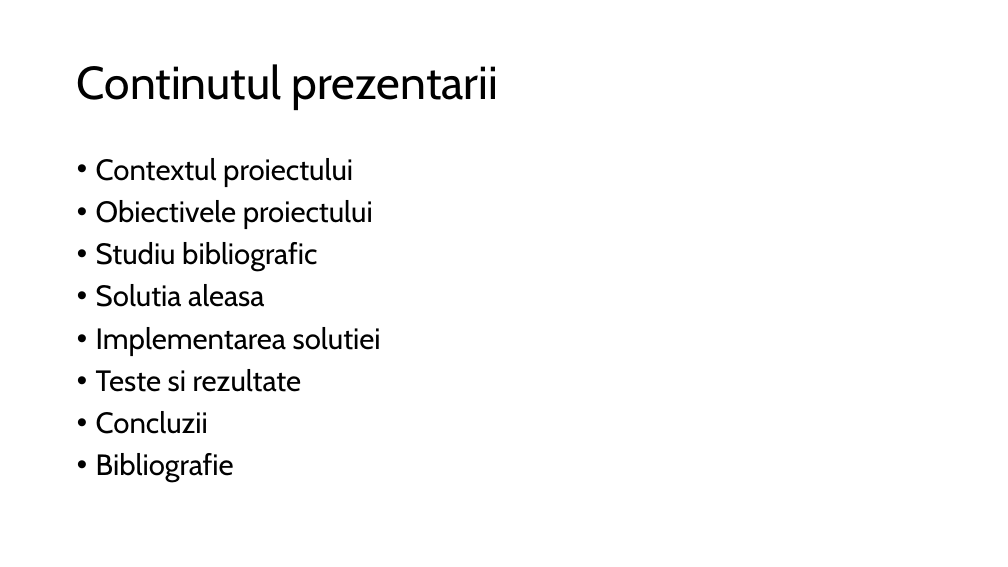
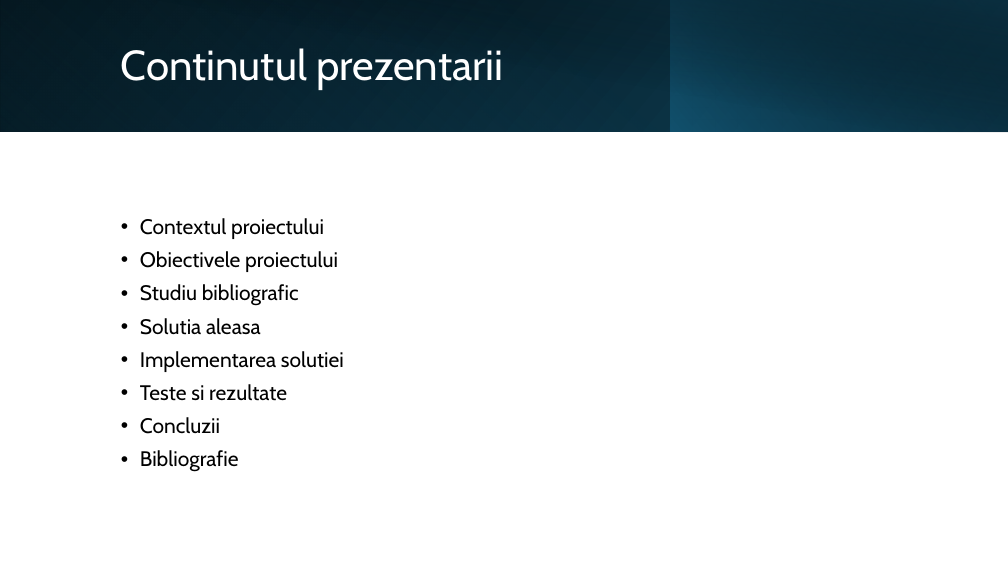
Before and after one commit to Coposescu/IoTDocumentation, a slide deck: slide 2 of Coposescu_Mihai_Octavian_prezentare.pptx. Drawn at 1008x567 pixels with LibreOffice and Linux fonts; fonts in the diff are those of the drawing. Boxes give left, top, right and bottom in pixels: in the first picture for what was removed or moved away, otherwise in the second. Text is boxed around its words. In the diff, an @@ line names an element or a change of style, - is before the commit and + after.

```diff
--- a/Coposescu_Mihai_Octavian_prezentare.pptx
+++ b/Coposescu_Mihai_Octavian_prezentare.pptx
@@ rectangle added at bbox=[0, 0, 1008, 132], fill gradient #000000 to #104862 @@
@@ rectangle added at bbox=[0, 0, 671, 132], fill gradient #156082 to #0B3041 @@
@@ rectangle added at bbox=[38, 0, 1008, 132], fill gradient #000000 to #0B3041 @@
@@ title "Continutul prezentarii": place and size @@
-title "Continutul prezentarii" at bbox=[77, 64, 498, 110]
+title "Continutul prezentarii" at bbox=[121, 48, 503, 90]
@@ title "Continutul prezentarii" at bbox=[121, 48, 503, 90]: size 44 to 40 pt, text colour #000000 to #FFFFFF @@
@@ rectangle added at bbox=[671, 0, 1008, 132], fill gradient #156082 to #000000 @@
@@ text "Contextul proiectului": place and size @@
-text "Contextul proiectului" at bbox=[96, 158, 381, 483]
+text "Contextul proiectului" at bbox=[140, 218, 344, 472]
@@ text "Contextul proiectului" at bbox=[140, 218, 344, 472]: size 28 to 20 pt; vertical alignment top to middle @@
```
Also in this commit, not shown: 14 other slides changed, 7 slides added, 2 slides removed.
